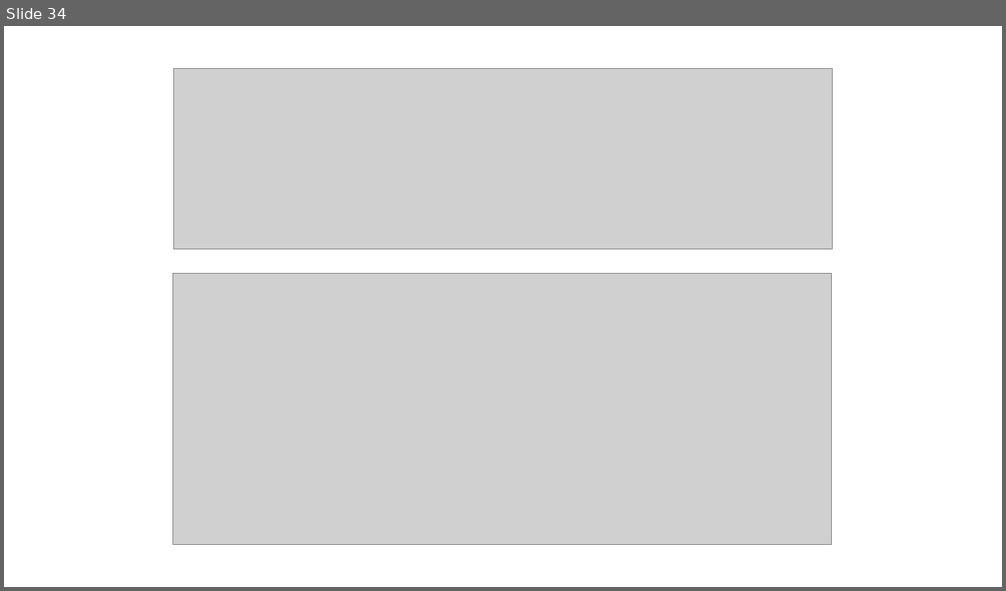
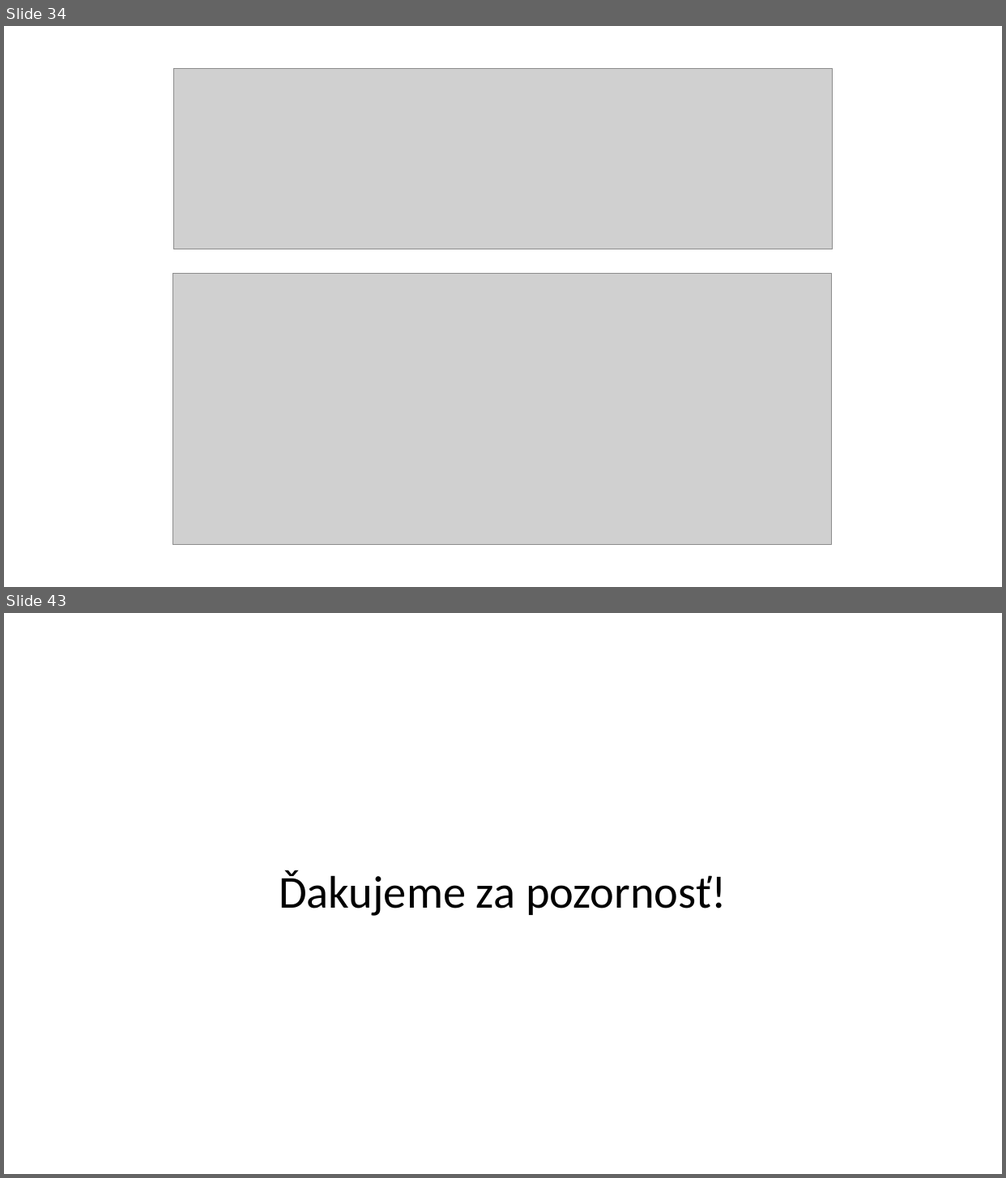
Before and after one commit to alco139/asos, a slide deck: Prezentacia.pptx. Shown one above the other, each under a label of ours: slide 34 before the commit, slides 34 and 43 after it; the slides between them are not shown. The pictures are 1006x591 and 1006x1178 pixels, drawn with LibreOffice and Linux fonts; fonts in the diff are those of the drawing; grey boxes stand for pictures. Boxes give left, top, right and bottom in pixels: in the first picture for what was removed or moved away, otherwise in the second. Text is boxed around its words. In the diff, an @@ line names an element or a change of style, - is before the commit and + after.

```diff
--- a/Prezentacia.pptx
+++ b/Prezentacia.pptx
@@ slide 43 added at box(4, 613, 1002, 1174), background #FFFFFF @@
@@ title added at box(279, 870, 727, 916), 44 pt, text #000000 @@
+Ďakujeme za pozornosť!
```
Also in this commit, not shown: 8 other slides added.
